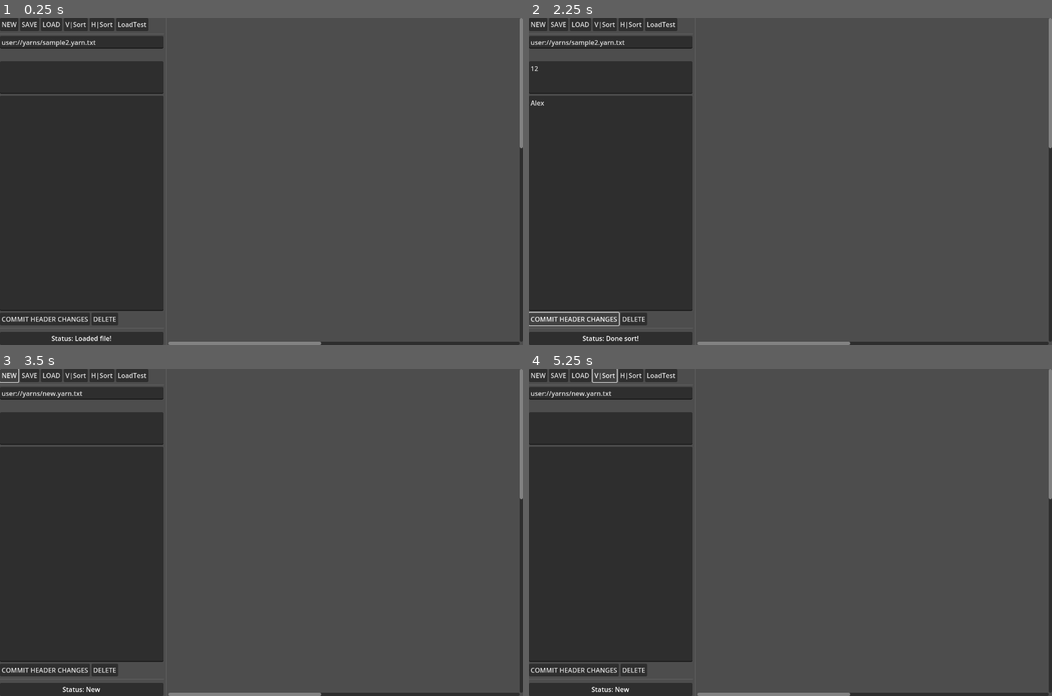
Above: before the commit, frames 1-4 (two rows, left to right).
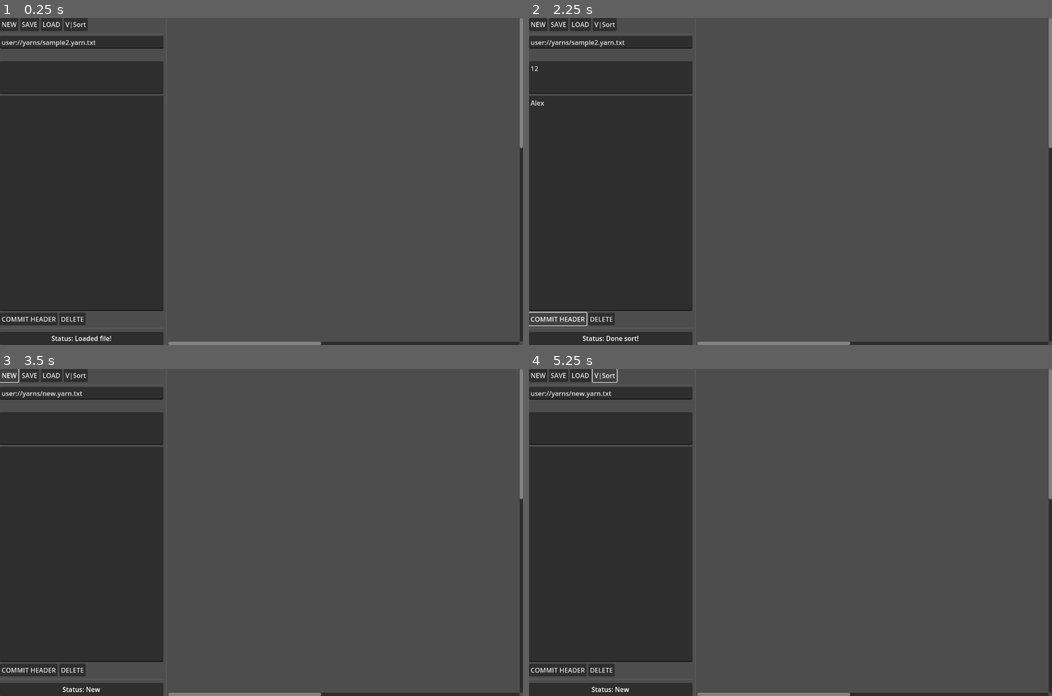
Above: after the commit, the same moments.

Repository: naturally-intelligent/godot-yarn-editor
Game: Godot game, scene res://scenes/yarn.tscn
The game is run twice, just before and just after one commit, with the same random seed, the same clock (stepped at 60 frames per second) and the same inputs.
Inputs (mouse positions are in pixels of both pictures, inside the frame that each line leads up to):
- Up to frame 1 (0.25 s): no input
- Up to frame 2 (2.25 s): click (612, 76) at 0.52 s; type "12" at 0.6 s; click (612, 204) at 0.75 s; type "Alex" at 0.83 s; click "V|Sort" at 1.25 s; click "COMMIT HEADER CHANGES" (after the commit: "COMMIT HEADER") at 2 s
- Up to frame 3 (3.5 s): click "NEW" at 2.75 s
- Up to frame 4 (5.25 s): click "NEW" at 3.5 s; click (628, 375) at 4.25 s, where only the run before the commit has a clickable "H|Sort"; click "V|Sort" at 5 s

The runs differ from the first frame. In frame 1, 0.7% of the frame differs, in the area x 11-29%, y 0-94%; in frame 2, 0.7%, in the area x 10-29%, y 0-95%; in frame 3, 0.7%; in frame 4, 0.7%.

Commit message:
Vertical sort (draft)

Diff:
--- a/scenes/yarn-box.gd
+++ b/scenes/yarn-box.gd
@@ -150,6 +150,10 @@
 		return closest
 	return origin
 
+func mark_layout():
+	yarn_editor.update_thread(title, "header", "position", str(position.x) + ',' + str(position.y))
+	yarn_editor.update_thread(title, "header", "size", str(size.x) + ',' + str(size.y))
+
 # RESIZE
 
 func _on_resized():
@@ -164,3 +168,12 @@
 	section = 0
 	level = 0
 	order = 0
+
+# DEBUG
+
+func debug_sort():
+	set_debug(section_kind+" S="+str(section)+" L="+str(level)+" O="+str(order))
+
+func set_debug(text: String):
+	%Debug.text = text
+	%Debug.visible = true
--- a/scenes/yarn-box.tscn
+++ b/scenes/yarn-box.tscn
@@ -17,7 +17,7 @@
 
 [node name="YarnBox" type="Button"]
 z_index = 1
-offset_right = 295.0
+offset_right = 228.0
 offset_bottom = 123.0
 theme_override_styles/focus = SubResource("StyleBoxFlat_5lq1m")
 theme_override_styles/hover = SubResource("StyleBoxFlat_3iuru")
@@ -81,6 +81,11 @@
 layout_mode = 2
 color = Color(0.674871, 0.120933, 0.135097, 1)
 
+[node name="Debug" type="Label" parent="VBoxContainer/BottomPanel/MarginContainer/HBoxContainer"]
+unique_name_in_owner = true
+layout_mode = 2
+theme_override_font_sizes/font_size = 9
+
 [node name="Resizable" type="Control" parent="."]
 anchors_preset = 0
 offset_right = 40.0
--- a/scenes/yarn-editor.gd
+++ b/scenes/yarn-editor.gd
@@ -23,6 +23,7 @@
 
 # sorted
 var section_owners := {}
+var section_level_sizings := {}
 
 func _ready() -> void:
 	yarn_importer = YarnImporter.new()
@@ -98,7 +99,7 @@
 		yarn_box.parse_thread(yarn, thread_title)
 		# auto positioning
 		auto_position.x += yarn_box.size.x + default_spacing_x
-		if auto_position.x > 1600:
+		if auto_position.x > 1200:
 			auto_position.y += yarn_box.size.y + default_spacing_y
 			auto_position.x = default_margin_x
 		if not yarn_box.custom_position:
@@ -135,7 +136,6 @@
 func connect_box_strings(thread_title: String, first_build := false):
 	var yarn_box = yarn_boxes[thread_title]
 	var yarn_thread = yarn['threads'][thread_title]
-	yarn_box.reset_sort_data()
 	for fibre: Dictionary in yarn_thread['fibres']:
 		if fibre['kind'] == 'choice':
 			var text: String = fibre['text']
@@ -171,19 +171,19 @@
 
 func clear_box_strings(thread_title: String):
 	if thread_title in yarn_strings:
-		for marker in yarn_strings[thread_title]:
+		for marker: String in yarn_strings[thread_title]:
 			var yarn_string = yarn_strings[thread_title][marker]
 			yarn_string.queue_free()
 		yarn_strings[thread_title] = {}
 
 func delete_box_strings(thread_title: String):
 	if thread_title in yarn_strings:
-		for marker in yarn_strings[thread_title]:
+		for marker: String in yarn_strings[thread_title]:
 			var yarn_string = yarn_strings[thread_title][marker]
 			yarn_string.queue_free()
 		yarn_strings.erase(thread_title)
 	for title_test in yarn_strings:
-		for marker in yarn_strings[title_test]:
+		for marker: String in yarn_strings[title_test]:
 			if marker == thread_title:
 				yarn_strings[title_test][marker].queue_free()
 				yarn_strings[title_test].erase(marker)
@@ -278,34 +278,58 @@
 func _on_vertical_sort_pressed() -> void:
 	if not yarn:
 		return
+	# data sort
 	set_status("Starting data sort...")
 	await get_tree().process_frame
 	collect_thread_sort_data()
+	# visually sort
 	set_status("Starting visual sort...")
 	await get_tree().process_frame
-	# TODO
-	#var section_position := Vector2.ZERO
-	#for section: int in section_owners:
-		#var level_size
-		#for thread_title in yarn_boxes:
-			#var yarn_box: YarnBox = yarn_boxes[thread_title]
-			#if yarn_box.section == section:
-				#var calc_pos := Vector2.ZERO
-				#calc_pos = section_position + yarn_box.level *
-				#section_position +=
-				#yarn_box.position = calc_pos
-			#
+	const section_padding = 200
+	const level_padding = 10
+	const order_padding = 20
+	const top_margin = 15
+	const left_margin = 10
+	var widest_x := 0
+	var widest_y := 0
+	# section loop (automatically sorted to tree/loop/solo)
+	var section_size := Vector2.ZERO
+	for section: int in section_owners:
+		var level_size := Vector2.ZERO
+		for thread_title: String in yarn_boxes:
+			var yarn_box: YarnBox = yarn_boxes[thread_title]
+			if yarn_box.section == section:
+				var box_rect := yarn_box.get_rect()
+				var section_pos := Vector2.ZERO
+				var order = yarn_box.order
+				if yarn_box.section_kind == 'tree' and order == 0:
+					order = 1.5
+				if yarn_box.section_kind == 'solo':
+					order += 0.5
+				section_pos = yarn_box.level*Vector2(0,200+level_padding) + order*Vector2(250+order_padding,0)
+				if level_size.y < section_pos.y:
+					level_size.y = section_pos.y
+				yarn_box.position = section_size + section_pos + Vector2(left_margin,top_margin)
+				if yarn_box.position.x > widest_x:
+					widest_x = yarn_box.position.x
+				if yarn_box.position.y > widest_y:
+					widest_y = yarn_box.position.y
+				reconnect_box_strings(thread_title)
+				#yarn_box.debug_sort()
+		section_size += level_size + Vector2(0, section_padding)
+	update_canvas_size(widest_x, widest_y)
+	mark_positions()
 	set_status("Done sort!")
 
 func collect_thread_sort_data():
 	section_owners = {}
 	# reset all
-	for thread_title in yarn_boxes:
-		var yarn_box = yarn_boxes[thread_title]
+	for thread_title: String in yarn_boxes:
+		var yarn_box: YarnBox = yarn_boxes[thread_title]
 		yarn_box.reset_sort_data()
 	# collect pointing threads
-	for thread_title in yarn_boxes:
-		var yarn_box = yarn_boxes[thread_title]
+	for thread_title: String in yarn_boxes:
+		var yarn_box: YarnBox = yarn_boxes[thread_title]
 		var yarn_thread = yarn['threads'][thread_title]
 		for fibre: Dictionary in yarn_thread['fibres']:
 			if fibre['kind'] == 'choice':
@@ -317,9 +341,9 @@
 					matching_box.threads_pointing_in.append(thread_title)
 	# find tree sections
 	var section_counter := 0
-	for thread_title in yarn_boxes:
-		var yarn_box = yarn_boxes[thread_title]
-		if yarn_box.threads_pointing_in.is_empty():
+	for thread_title: String in yarn_boxes:
+		var yarn_box: YarnBox = yarn_boxes[thread_title]
+		if yarn_box.threads_pointing_in.is_empty() and not yarn_box.threads_pointing_out.is_empty():
 			yarn_box.is_top_level = true
 			section_counter += 1
 			yarn_box.section = section_counter
@@ -329,19 +353,45 @@
 		if yarn_box.threads_pointing_out.is_empty():
 			yarn_box.is_bottom_level = true
 	# find looped sections
-	for thread_title in yarn_boxes:
-		var yarn_box = yarn_boxes[thread_title]
+	for thread_title: String in yarn_boxes:
+		var yarn_box: YarnBox = yarn_boxes[thread_title]
 		if yarn_box.section == 0:
-			section_counter += 1
+			if not yarn_box.threads_pointing_in.is_empty() and not yarn_box.threads_pointing_out.is_empty():
+				section_counter += 1
+				yarn_box.section = section_counter
+				yarn_box.section_kind = 'loop'
+				mark_section_threads(thread_title)
+				section_owners[section_counter] = thread_title
+	# find remaining stranded/solo threads and put them in bunches of sections
+	const max_stranded_per_section = 4
+	var stranded_per_section = max_stranded_per_section
+	for thread_title: String in yarn_boxes:
+		var yarn_box: YarnBox = yarn_boxes[thread_title]
+		if yarn_box.section == 0:
+			stranded_per_section += 1
+			if stranded_per_section >= max_stranded_per_section:
+				section_counter += 1
+				stranded_per_section = 0
+				section_owners[section_counter] = thread_title
 			yarn_box.section = section_counter
-			yarn_box.section_kind = 'loop'
+			yarn_box.order = stranded_per_section
+			yarn_box.section_kind = 'solo'
 			mark_section_threads(thread_title)
-			section_owners[section_counter] = thread_title
+	# find best sizes per level
+	var level_sizes = {}
+	for thread_title: String in yarn_boxes:
+		var yarn_box: YarnBox = yarn_boxes[thread_title]
+		if not yarn_box.section in level_sizes:
+			level_sizes[yarn_box.section] = {}
+		if not yarn_box.level in level_sizes[yarn_box.section]:
+			level_sizes[yarn_box.section][yarn_box.level] = []
+		level_sizes[yarn_box.section][yarn_box.level].append(yarn_box.get_rect())
+	section_level_sizings = {}
 
 func mark_section_threads(thread_title: String, level := 1):
 	var yarn_box = yarn_boxes[thread_title]
 	var order := 0
-	for marker in yarn_box.threads_pointing_out:
+	for marker: String in yarn_box.threads_pointing_out:
 		var matching_box = yarn_boxes[marker]
 		if matching_box.section == 0:
 			matching_box.section = yarn_box.section
@@ -349,3 +399,10 @@
 			order = order + 1
 			matching_box.order = order
 			mark_section_threads(marker, level+1)
+
+func mark_positions() -> void:
+	for thread_title: String in yarn_boxes:
+		var yarn_box: YarnBox = yarn_boxes[thread_title]
+		yarn_box.mark_layout()
+	if current_thread:
+		update_editor(current_thread)
--- a/scenes/yarn.tscn
+++ b/scenes/yarn.tscn
@@ -50,10 +50,12 @@
 text = "V|Sort"
 
 [node name="HorizontalSort" type="Button" parent="HBox/LeftPane/TopToolbar"]
+visible = false
 layout_mode = 2
 text = "H|Sort"
 
 [node name="LoadTest" type="Button" parent="HBox/LeftPane/TopToolbar"]
+visible = false
 layout_mode = 2
 text = "LoadTest"
 
@@ -103,7 +105,14 @@
 unique_name_in_owner = true
 auto_translate_mode = 1
 layout_mode = 2
-text = "COMMIT HEADER CHANGES"
+text = "COMMIT HEADER"
+
+[node name="SavePositions" type="Button" parent="HBox/LeftPane/BottomToolbar"]
+unique_name_in_owner = true
+auto_translate_mode = 1
+visible = false
+layout_mode = 2
+text = "MARK POSITIONS"
 
 [node name="DeleteNode" type="Button" parent="HBox/LeftPane/BottomToolbar"]
 layout_mode = 2
